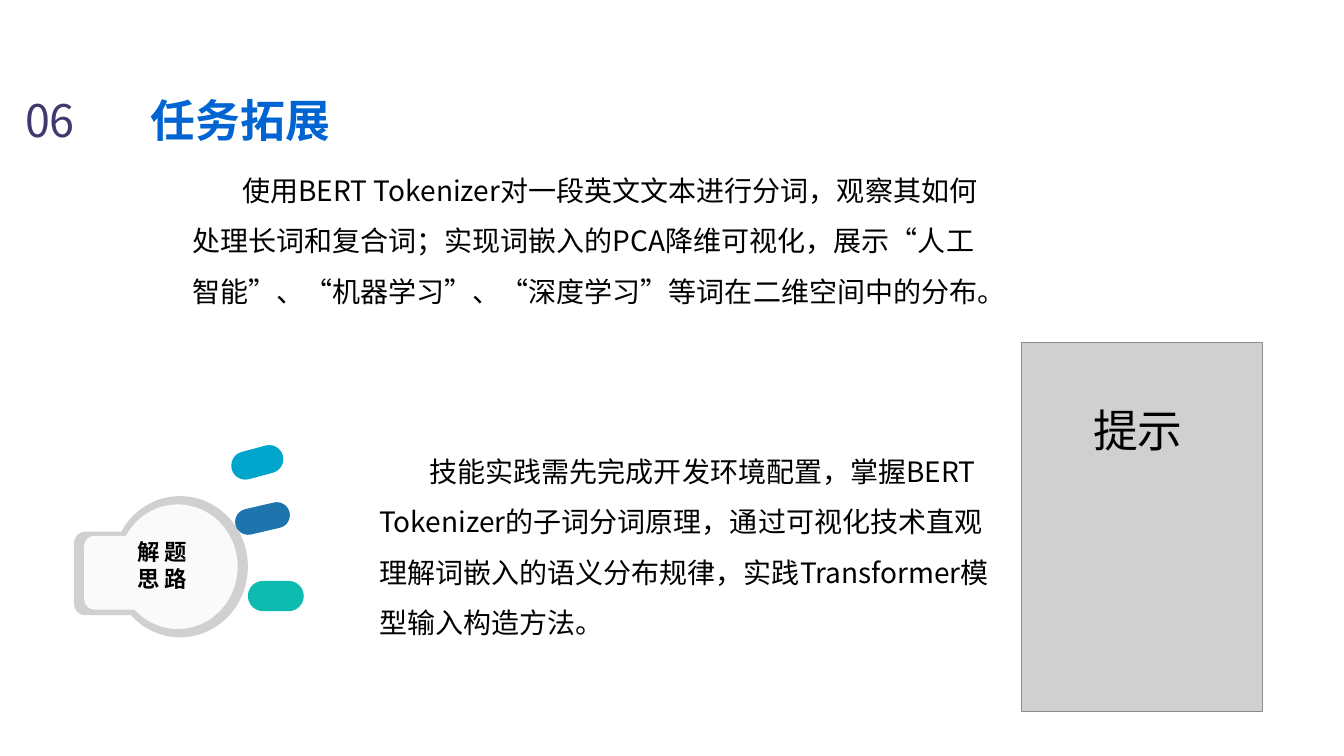
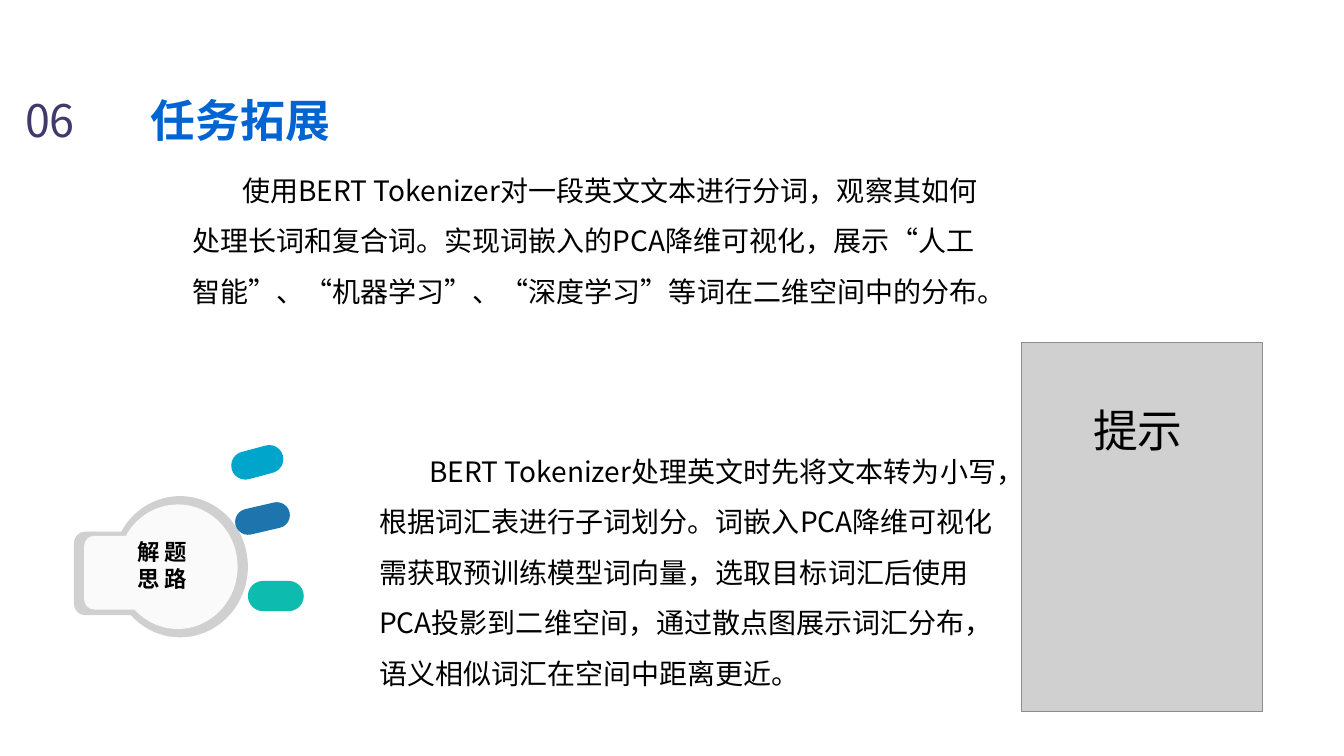
Before and after one commit to Silence1628/Ai_PPT, a slide deck: slide 17 of ppt_output/1.3_大模型文本分词与向量化.pptx. Drawn at 1344x756 pixels with LibreOffice and Linux fonts; fonts in the diff are those of the drawing; grey boxes stand for pictures; background and template pictures are left out. Boxes give left, top, right and bottom in pixels: in the first picture for what was removed or moved away, otherwise in the second. Text is boxed around its words. In the diff, an @@ line names an element or a change of style, - is before the commit and + after.

```diff
--- a/ppt_output/1.3_大模型文本分词与向量化.pptx
+++ b/ppt_output/1.3_大模型文本分词与向量化.pptx
@@ text at [192, 177, 1005, 305]: text changed @@
-使用BERT Tokenizer对一段英文文本进行分词，观察其如何处理长词和复合词；实现词嵌入的PCA降维可视化，展示“人工智能”、“机器学习”、“深度学习”等词在二维空间中的分布。
+使用BERT Tokenizer对一段英文文本进行分词，观察其如何处理长词和复合词。实现词嵌入的PCA降维可视化，展示“人工智能”、“机器学习”、“深度学习”等词在二维空间中的分布。
@@ text at [379, 454, 1024, 687]: text changed @@
-技能实践需先完成开发环境配置，掌握BERT Tokenizer的子词分词原理，通过可视化技术直观理解词嵌入的语义分布规律，实践Transformer模型输入构造方法。
+BERT Tokenizer处理英文时先将文本转为小写，根据词汇表进行子词划分。词嵌入PCA降维可视化需获取预训练模型词向量，选取目标词汇后使用PCA投影到二维空间，通过散点图展示词汇分布，语义相似词汇在空间中距离更近。
```
Also in this commit, not shown: 6 other slides changed, 29 other files.
